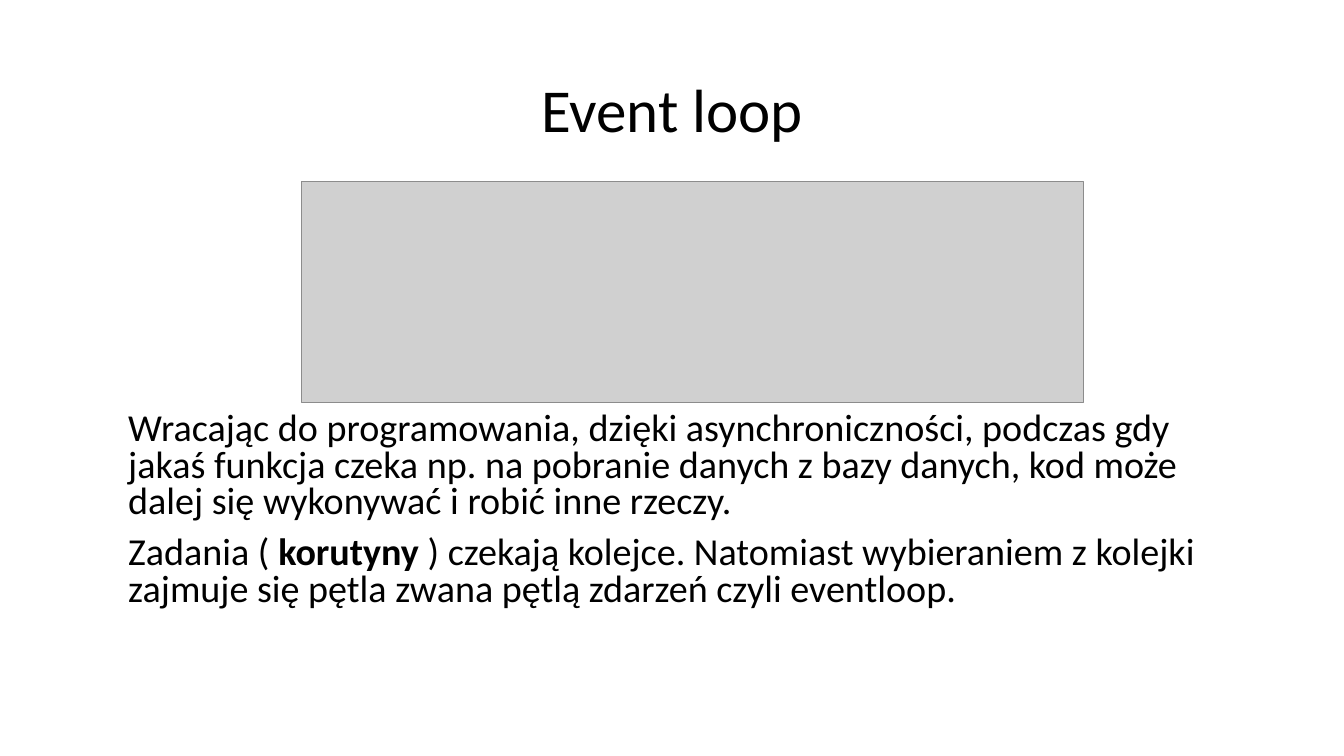
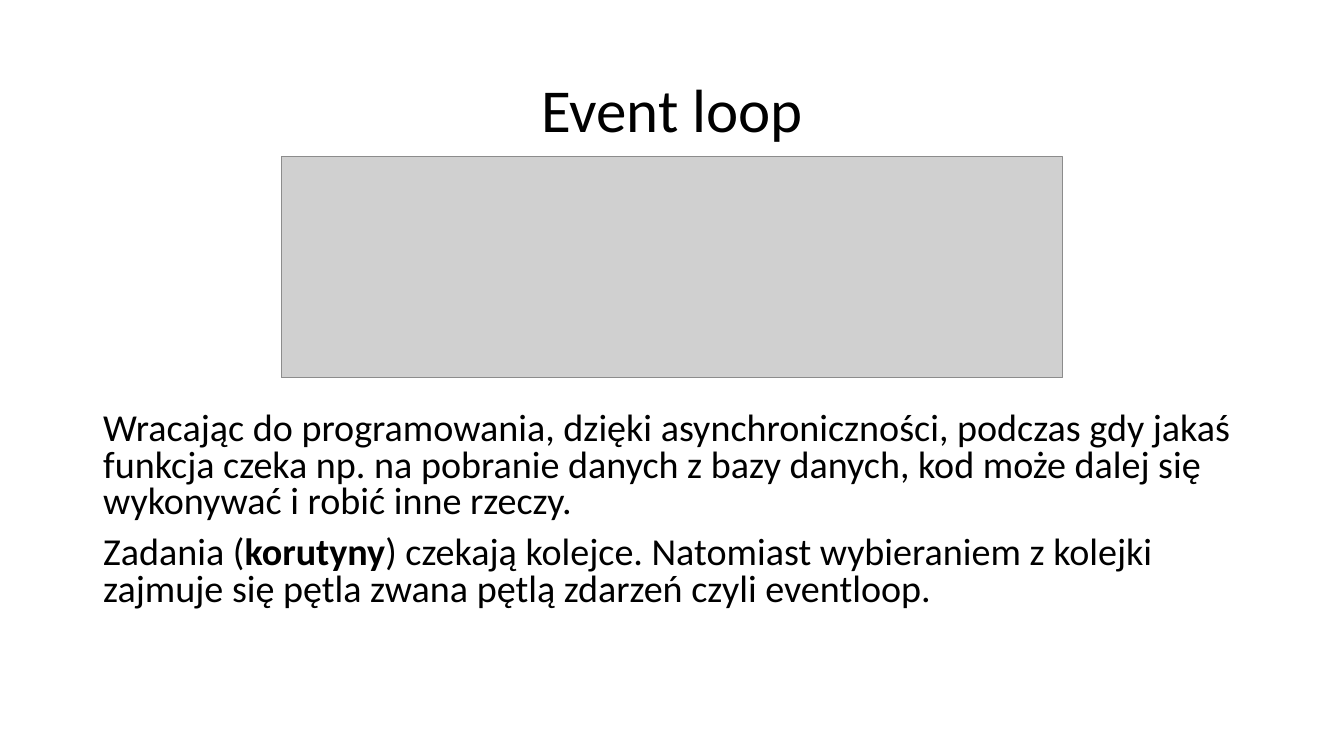
Before and after one commit to mpedziwiatr02/JPWP-User-Registration, a slide deck: slide 6 of PRESENTATION.odp. Drawn at 1344x756 pixels with LibreOffice and Linux fonts; fonts in the diff are those of the drawing; grey boxes stand for pictures; background and template pictures are left out. Boxes give left, top, right and bottom in pixels: in the first picture for what was removed or moved away, otherwise in the second. Text is boxed around its words. In the diff, an @@ line names an element or a change of style, - is before the commit and + after.

```diff
--- a/PRESENTATION.odp
+++ b/PRESENTATION.odp
@@ picture: place and size @@
-picture at box(302, 181, 1083, 403)
+picture at box(281, 157, 1062, 379)
@@ text at box(103, 414, 1230, 520): indent changed @@
@@ text at box(103, 537, 1152, 609): text changed @@
-Zadania ( korutyny ) czekają kolejce. Natomiast wybieraniem z kolejki zajmuje się pętla zwana pętlą zdarzeń czyli eventloop.
+Zadania (korutyny) czekają kolejce. Natomiast wybieraniem z kolejki zajmuje się pętla zwana pętlą zdarzeń czyli eventloop.
```
Also in this commit, not shown: 18 other slides changed.
